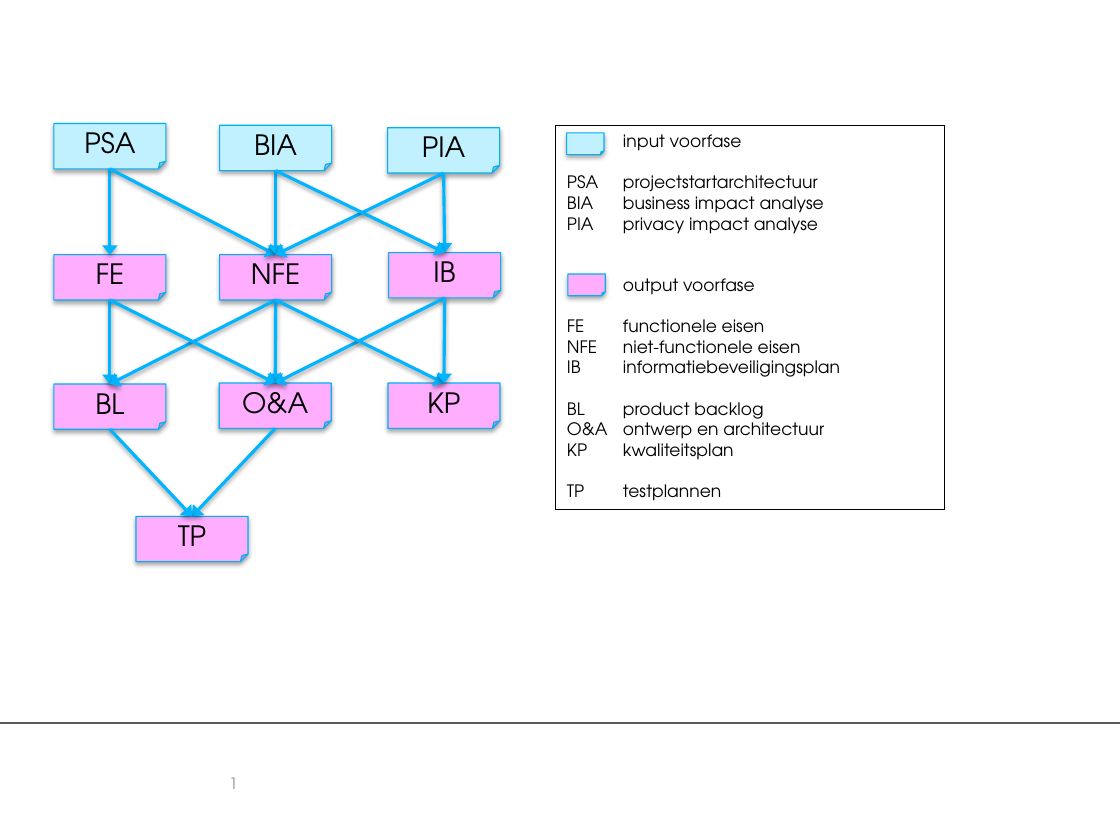
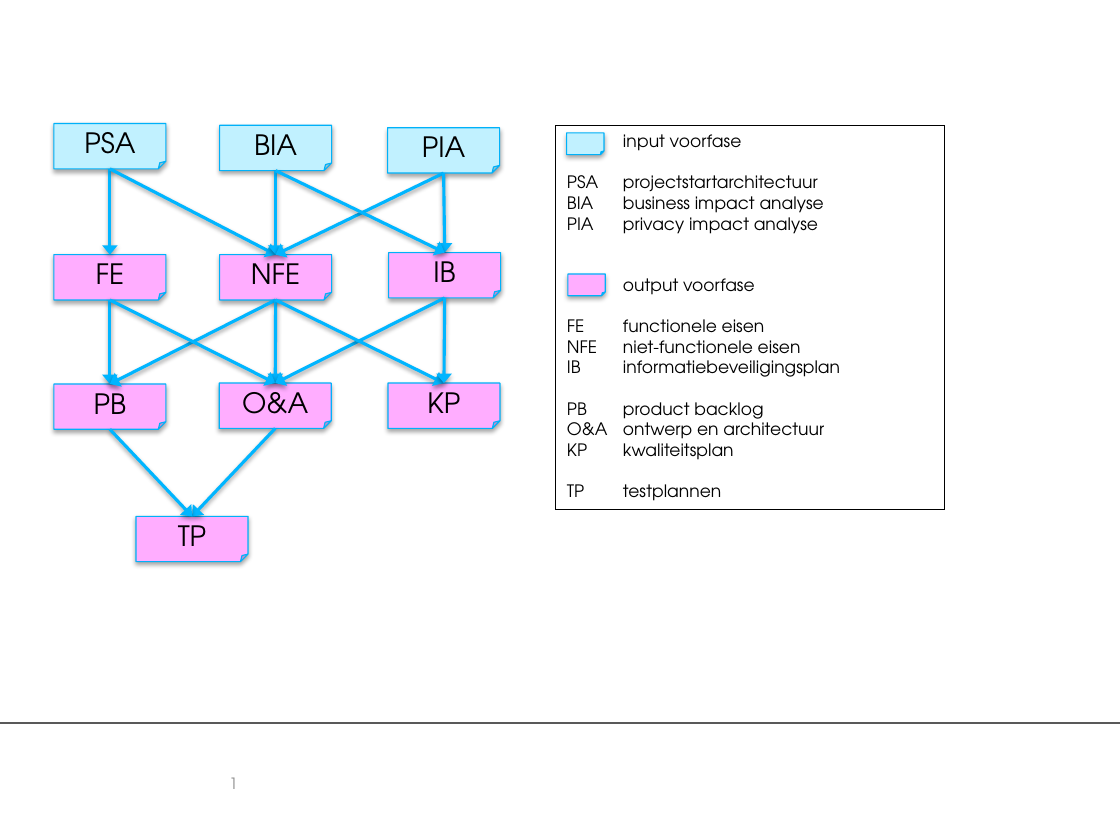
Before and after one commit to ICTU/Kwaliteitsaanpak, a slide deck: slide 1 of Content/Images/relaties-tussen-producten.pptx. Drawn at 1120x840 pixels with LibreOffice and Linux fonts; fonts in the diff are those of the drawing; background and template pictures are left out. Boxes give left, top, right and bottom in pixels: in the first picture for what was removed or moved away, otherwise in the second. Text is boxed around its words. In the diff, an @@ line names an element or a change of style, - is before the commit and + after.

Commit message:
Product en sprint backlog consistent geschreven, conform de Scrumgids (behalve hoofdletters).
Closes #994.

```diff
--- a/Content/Images/relaties-tussen-producten.pptx
+++ b/Content/Images/relaties-tussen-producten.pptx
@@ text in folded corner at [94,384,127,414]: text changed @@
-BL
+PB
@@ text in rectangle at [567,402,763,423]: text changed @@
-BL product backlog
+PB product backlog
```
Also in this commit, not shown: 49 other files.
